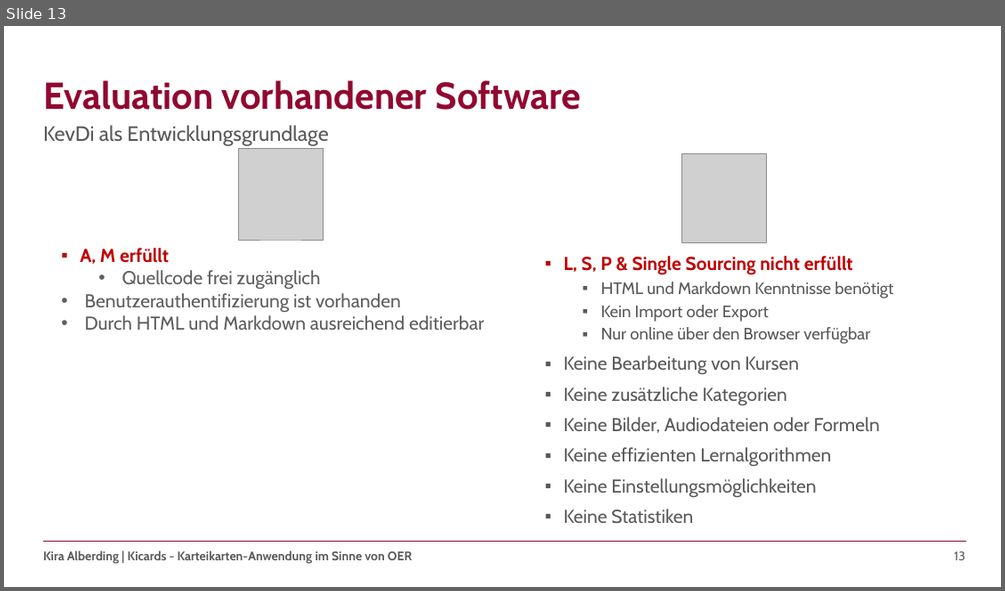
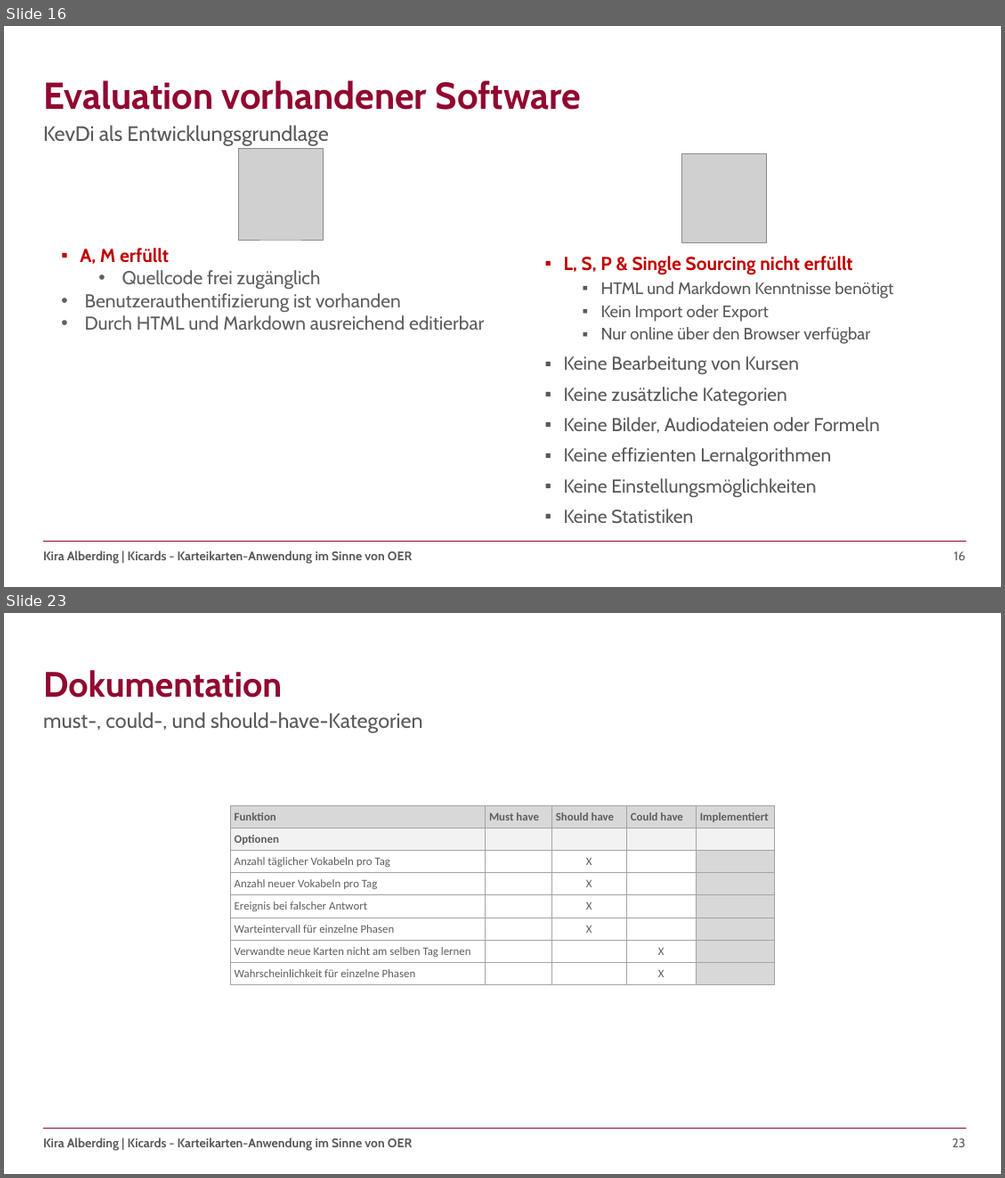
Before and after one commit to kalbe09/SeminararbeitOER, a slide deck: Seminararbeit - Präsentation.pptx. Shown one above the other, each under a label of ours: slide 13 before the commit, slides 16 and 23 after it; the slides between them are not shown. The pictures are 1005x591 and 1005x1178 pixels, drawn with LibreOffice and Linux fonts; fonts in the diff are those of the drawing; grey boxes stand for pictures; background and template pictures are left out. Boxes give left, top, right and bottom in pixels: in the first picture for what was removed or moved away, otherwise in the second. Text is boxed around its words. In the diff, an @@ line names an element or a change of style, - is before the commit and + after.

Commit message:
Dokumentation, Ende und paar Animationen

```diff
--- a/Seminararbeit - Präsentation.pptx
+++ b/Seminararbeit - Präsentation.pptx
@@ slide 23 added at box(4, 613, 1001, 1174), background #FFFFFF; not listed: 3 template elements that a slide beside it also shows @@
@@ title added at box(43, 670, 282, 698), 34 pt, text #910830, bold @@
+Dokumentation
@@ text added at box(43, 712, 422, 732), 20 pt, text #595959 @@
+must-, could-, und should-have-Kategorien
@@ table added at box(230, 805, 775, 981), 8 rows, 5 columns @@
+Funktion | Must have | Should have | Could have | Implementiert
+Optionen |  |  |  | 
+Anzahl täglicher Vokabeln pro Tag |  | X |  | 
+Anzahl neuer Vokabeln pro Tag |  | X |  | 
+Ereignis bei falscher Antwort |  | X |  | 
+Warteintervall für einzelne Phasen |  | X |  | 
+Verwandte neue Karten nicht am selben Tag lernen |  |  | X | 
+Wahrscheinlichkeit für einzelne Phasen |  |  | X | 
@@ what was slide 13 is now slide 16 @@
@@ page number at box(954, 551, 965, 560): text changed @@
-13
+16
```
Also in this commit, not shown: 4 slides changed, 12 other slides added, 5 slides removed.
